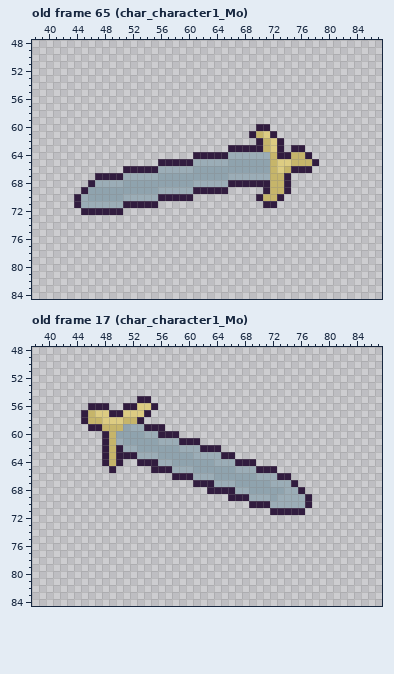
Pixel-art file: Assets/Animation Sprites/Player/Character 1/Run/Swords/GraySword/Slot2/SWORDS_RUN.aseprite. Above is the file before it was changed.
128x128 pixels, 70 frames. Shown: old frame 65 (char_character1_Mo): x 38..87, y 48..84; old frame 17 (char_character1_Mo): x 38..87, y 48..84. The commit also changed other frames, which this record leaves out.
After:
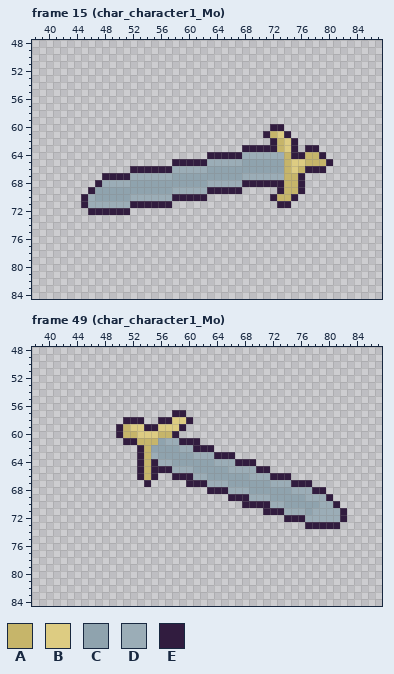
Palette (. is transparent): A #c6b56a  B #ddcc82  C #8fa3ae  D #9badb7  E #311c3f
A new or re-ordered frame is compared with the old frame closest to it.
Change:
frames 70 -> 64
layer "SLOT2" now shown
layer "SLOT1" now hidden
Changed rows in their new state; - is an unchanged pixel.
Frame 15 (char_character1_Mo) is new; against old frame 65 (char_character1_Mo):
first column x 44:
60 --------------------------..EE-------
61 -------------------------..EABE------
62 --------------------------..EABE-----
63 ----------------------..---EEAB-.EE--
64 -----------------..---EE----DDAEEAAE-
65 ------------..---EE---DD----CCABB-AAE
66 -------.----EE---DD---------CC-BA-EE-
67 ---.---E----DD--------CC----DDAAE----
68 --.E---D---------CC---DD----EEAAE----
69 -.E---------CC---DD---EE---..EAAE----
70 .ED----C----DD---EE-------..EAAE-----
71 .E-----D----EE-------------..EE------
72 -.-----E-----------------------------
Frame 49 (char_character1_Mo) is new; against old frame 17 (char_character1_Mo):
first column x 45:
55 --------..----------------------------
56 -...--.....---------------------------
57 ..........---EE-----------------------
58 ......EE---EEBBE----------------------
59 -....EABB--BBBE-----------------------
60 ---..EAABBBAA-------------------------
61 ---...EEAAAC--------------------------
62 ---.....EA------E--.------------------
63 ---.....EA---------E------------------
64 ---...---A----------------------------
65 ----.---EA-----------D-----.----------
66 --------EAE-------C-----D--E----------
67 ---------E-----E--D--C---------EE-----
68 ---------------------D-------C-DDEE---
69 ----------------------------CCCCDDDE--
70 -----------------------E-----CCCCCDDE-
71 --------------------------E--DDDCDDDDE
72 -----------------------------EEEDDDDDE
73 --------------------------------EEEEE-
Pixel boxes of the changes (left, top, right, bottom) in both pictures:
changed: (158, 124, 333, 208)
changed: (74, 166, 130, 215)
changed: (81, 396, 347, 529)
